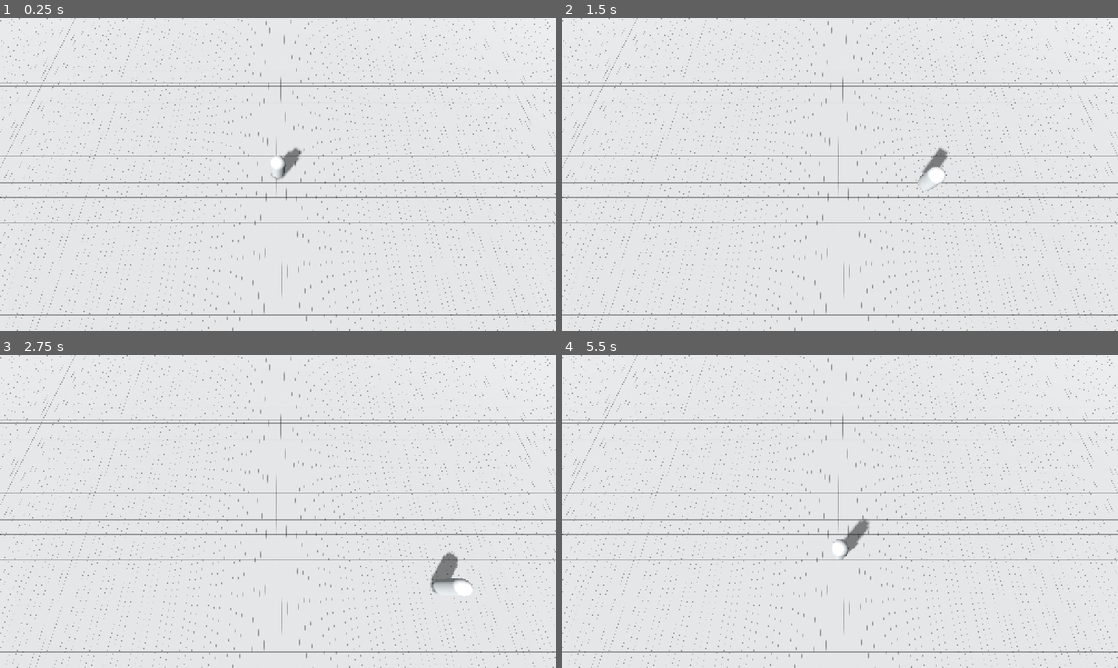
Above: before the commit, frames 1-4 (two rows, left to right).
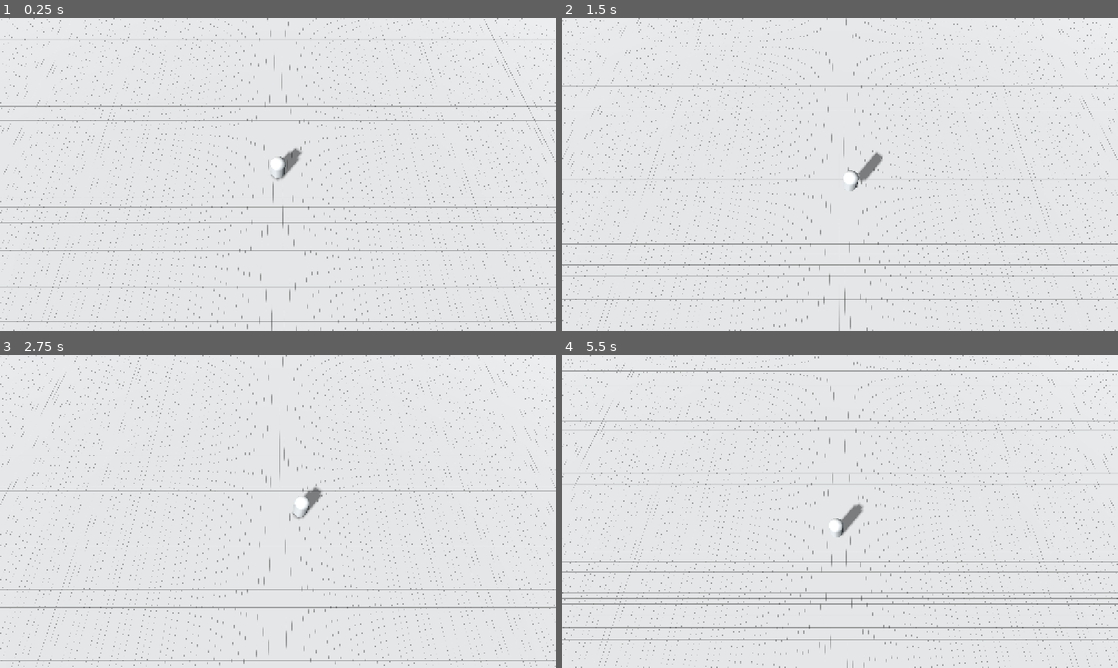
Above: after the commit, the same moments.

Repository: mokigrom/lady_hunter
Game: Godot game, scene res://scenes/test_room.tscn
Two runs of this game, one before a commit and one after it. Both use one fixed random seed, a clock stepped at 60 frames per second and the inputs below. Before the commit the project has no main scene; this scene is started directly in both runs.
Inputs:
- Up to frame 1 (0.25 s): no input
- Up to frame 2 (1.5 s): hold D (lady_right) 0.53-1.28 s; tap Space (lady_jump) at 0.77 s; hold S (lady_down) from 1.28 s (still down)
- Up to frame 3 (2.75 s): tap Space (lady_jump) at 1.52 s; release S (lady_down) at 2.03 s; hold D (lady_right) from 2.03 s (still down)
- Up to frame 4 (5.5 s): release D (lady_right) at 2.78 s; hold W (lady_up) 2.78-3.53 s; tap Space (lady_jump) at 3.02, 3.77, 4.52 s; hold A (lady_left) 3.53-5.03 s; hold S (lady_down) from 5.03 s (still down)

The runs differ from the first frame. In frame 1, 9.2% of the frame differs, in the area x 0-100%, y 0-100%; in frame 2, 9.4%; in frame 3, 9.1%; in frame 4, 11%.

Commit message:
Add camera follow function for the lady

Diff:
--- a/objects/characters/lady.gd
+++ b/objects/characters/lady.gd
@@ -1,7 +1,25 @@
+## Player character
+class_name Lady
 extends CharacterBody3D
 
 const SPEED: float = 5.0
 const JUMP_VELOCITY: float = 5.0
+const HEIGHT: float = 1.69
+
+@export var camera: Camera3D
+@export var camera_follow_speed: float = 4.0
+var is_camera_following: bool = true
+
+@onready var camera_look_target = $camera_look_target
+@onready var camera_position = $camera_look_target/camera_position
+
+func _ready() -> void:
+	camera.rotation = Vector3(-90, 0, 0)
+
+func _process(delta: float) -> void:
+	if is_camera_following:
+		camera.rotation = camera_position.rotation + camera_look_target.rotation
+		camera.position = camera.position.lerp(camera_position.global_position, camera_follow_speed * delta)
 
 func _physics_process(delta: float) -> void:
 	if not is_on_floor():
--- a/objects/characters/lady.tscn
+++ b/objects/characters/lady.tscn
@@ -13,10 +13,16 @@
 [node name="lady" type="CharacterBody3D" unique_id=1200321102]
 script = ExtResource("1_jsh64")
 
-[node name="MeshInstance3D" type="MeshInstance3D" parent="." unique_id=893825739]
+[node name="model" type="MeshInstance3D" parent="." unique_id=893825739]
 transform = Transform3D(1, 0, 0, 0, 1, 0, 0, 0, 1, 0, 0.845, 0)
 mesh = SubResource("CapsuleMesh_2cnu1")
 
-[node name="CollisionShape3D" type="CollisionShape3D" parent="." unique_id=879771879]
+[node name="collision" type="CollisionShape3D" parent="." unique_id=879771879]
 transform = Transform3D(1, 0, 0, 0, 1, 0, 0, 0, 1, 0, 0.845, 0)
 shape = SubResource("CapsuleShape3D_2cnu1")
+
+[node name="camera_look_target" type="Marker3D" parent="." unique_id=826992883]
+transform = Transform3D(1, 0, 0, 0, 0.9408808, -0.3387379, 0, 0.3387379, 0.9408808, 0, 0, 0)
+
+[node name="camera_position" type="Marker3D" parent="camera_look_target" unique_id=975014286]
+transform = Transform3D(1, 0, 0, 0, -4.371139e-08, 1, 0, -1, -4.371139e-08, 0, 10.634, 0)
--- a/project.godot
+++ b/project.godot
@@ -11,9 +11,13 @@
 [application]
 
 config/name="Lady Hunter: The Dimension Breaker"
+run/main_scene="uid://dtb0stdstsgh"
 config/use_custom_user_dir=true
 config/custom_user_dir_name="Lady Hunter"
 config/features=PackedStringArray("4.7", "GL Compatibility")
+boot_splash/bg_color=Color(0, 0, 0, 1)
+boot_splash/stretch_mode=0
+boot_splash/image="uid://dg65gp5jhtui2"
 config/icon="res://icon.svg"
 
 [display]
--- a/scenes/test_room.tscn
+++ b/scenes/test_room.tscn
@@ -16,14 +16,15 @@
 environment = ExtResource("1_im37l")
 
 [node name="floor" type="CSGBox3D" parent="." unique_id=321977679]
-transform = Transform3D(1, 0, 0, 0, 1, 0, 0, 0, 1, -1.3299029, 0.44900155, 0.7776532)
+transform = Transform3D(1, 0, 0, 0, 1, 0, 0, 0, 1, 0, 0.449, 0)
 cast_shadow = 0
 use_collision = true
 size = Vector3(110.70801, 0.4494629, 124.5459)
 material = SubResource("StandardMaterial3D_kobp4")
 
-[node name="lady" parent="." unique_id=1200321102 instance=ExtResource("3_h8avn")]
-transform = Transform3D(1, 0, 0, 0, 1, 0, 0, 0, 1, 0, 0.23168606, 0)
+[node name="lady" parent="." unique_id=1200321102 node_paths=PackedStringArray("camera") instance=ExtResource("3_h8avn")]
+transform = Transform3D(1, 0, 0, 0, 1, 0, 0, 0, 1, 0, 0.6748988, 0)
+camera = NodePath("../camera")
 
 [node name="camera" type="Camera3D" parent="." unique_id=254202019]
 transform = Transform3D(1, 0, 0, 0, 0.34202015, 0.9396926, 0, -0.9396926, 0.34202015, 0, 10.633507, 3.6946392)
